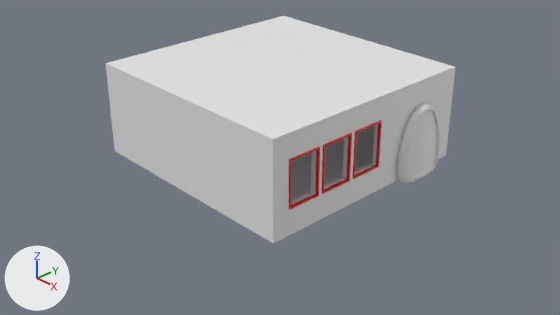
What one commit did to the Blender file untitled.blend.
Rendered twice from the file's camera 'Camera'. Lighting does not change. The marker at lower left points along +X, +Y and +Z.
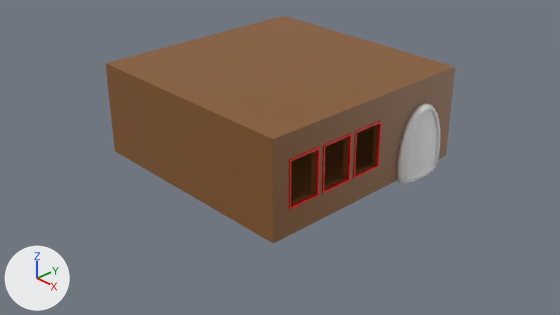
Boxes [x1, y1, x2, y2] around the edits, measured in the pictures (560 x 315 px):
'Plane', recoloured (white to brown)
    both: [106, 16, 455, 243]

Patch to the scene script:
```diff
--- a/untitled.blend.py
+++ b/untitled.blend.py
@@ img_house @@
+img_house = load_image('House', '_unpacked/House', 1024, 1024, 'sRGB')
@@ mat_material_002 @@
+mat_material_002 = principled_material('Material.002')
+mat_material_002.texture = img_house
@@ me_plane @@
 me_plane.from_pydata(...)  # 120 vertices, 115 faces; spans x -1.7..1.7, y -1.7..1.7, z 0.0..1.35
+me_plane.materials.append(mat_material_002)  # picture img_house
```
